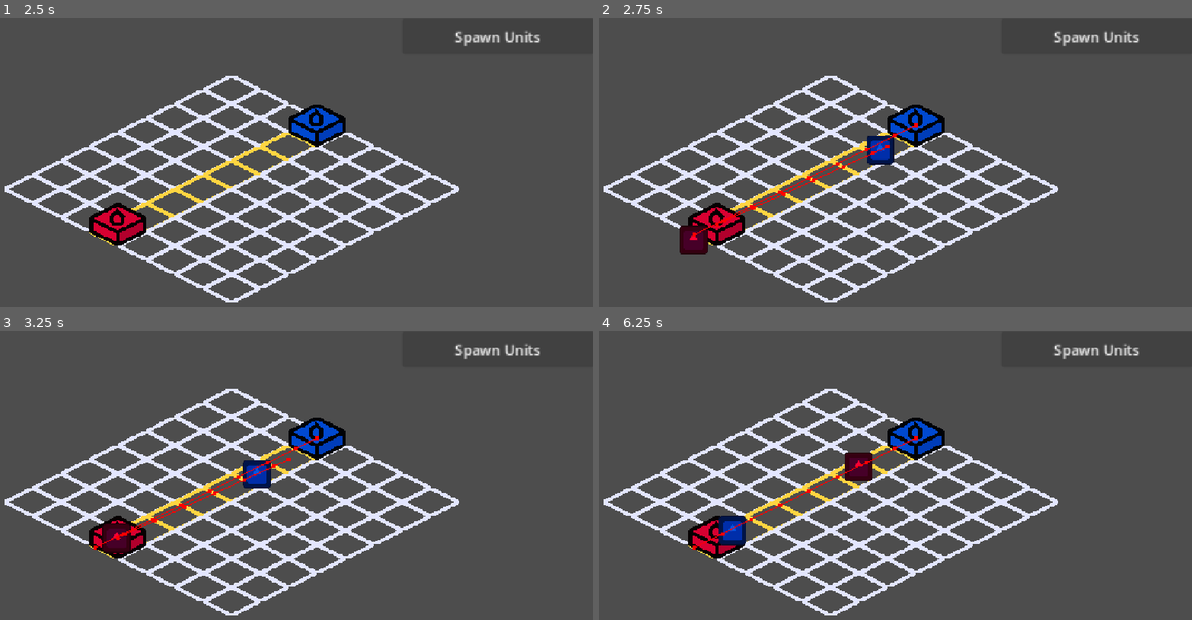
Above: before the commit, frames 1-4 (two rows, left to right).
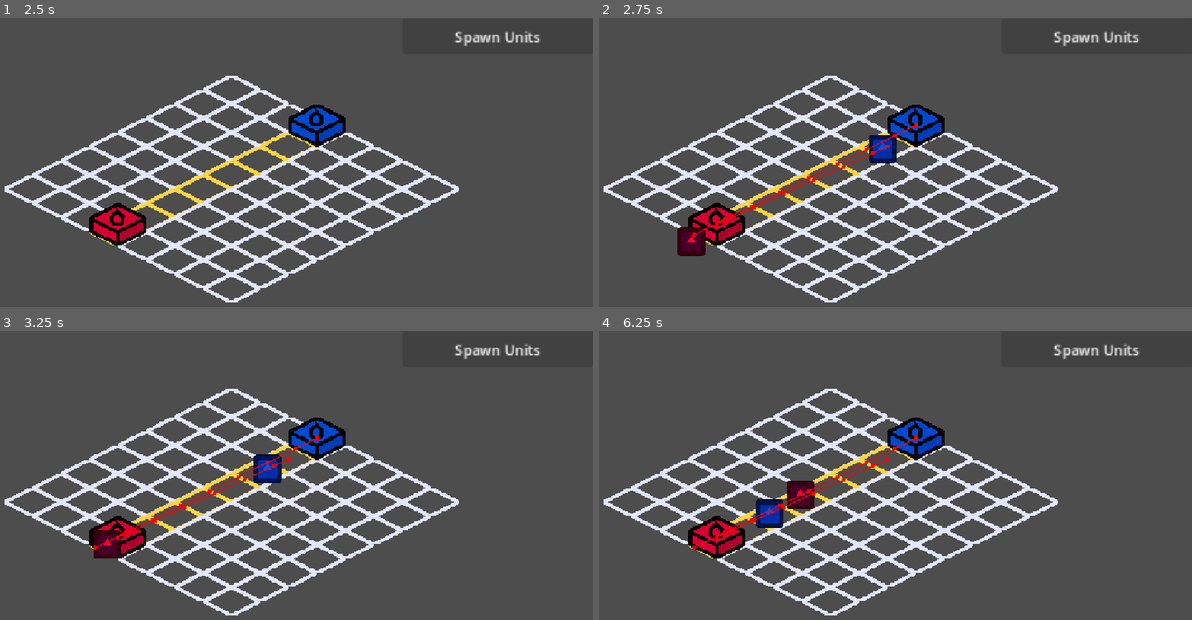
Above: after the commit, the same moments.

Repository: Abobality/IsometricTTW
Game: Godot game, scene res://main_game.tscn
Two runs of this game, one before a commit and one after it. Both use one fixed random seed, a clock stepped at 60 frames per second and the inputs below. The engine's default icon, where the game draws it, is replaced by a stand-in: a white triangle on a blue panel in a dark square.
Inputs:
- Up to frame 1 (2.5 s): click "Spawn Units" at 0.5 s; click "Spawn Units" at 1.25 s; click "Spawn Units" at 2 s
- Up to frame 2 (2.75 s): no input
- Up to frame 3 (3.25 s): no input
- Up to frame 4 (6.25 s): no input

Frame 1 is identical in both runs. In frame 2, 0.4% of the frame differs, in the area x 13-51%, y 40-83%; in frame 3, 1.0%; in frame 4, 1.8%, in the area x 19-50%, y 42-75%.

Commit message:
0.0.0.6 #squad states add

Diff:
--- a/unit.tscn
+++ b/unit.tscn
@@ -3,12 +3,95 @@
 [ext_resource type="Script" uid="uid://b4ktl8xdod6pd" path="res://unit_mili.gd" id="1_ctwoc"]
 [ext_resource type="Texture2D" uid="uid://i66rso6rrosm" path="res://a_spearman.png" id="2_ctwoc"]
 
+[sub_resource type="Animation" id="Animation_ctwoc"]
+length = 0.001
+tracks/0/type = "value"
+tracks/0/imported = false
+tracks/0/enabled = true
+tracks/0/path = NodePath("Sprite2D:frame")
+tracks/0/interp = 1
+tracks/0/loop_wrap = true
+tracks/0/keys = {
+"times": PackedFloat32Array(0),
+"transitions": PackedFloat32Array(1),
+"update": 1,
+"values": [8]
+}
+
 [sub_resource type="Animation" id="Animation_davkp"]
-resource_name = "move"
+resource_name = "move_down"
+length = 0.53333336
+loop_mode = 1
+tracks/0/type = "value"
+tracks/0/imported = false
+tracks/0/enabled = true
+tracks/0/path = NodePath("Sprite2D:frame")
+tracks/0/interp = 1
+tracks/0/loop_wrap = true
+tracks/0/keys = {
+"times": PackedFloat32Array(0, 0.06666667, 0.13333334, 0.2, 0.26666668, 0.33333334, 0.4, 0.46666667),
+"transitions": PackedFloat32Array(1, 1, 1, 1, 1, 1, 1, 1),
+"update": 1,
+"values": [0, 1, 2, 3, 4, 5, 6, 7]
+}
+
+[sub_resource type="Animation" id="Animation_5wnup"]
+resource_name = "move_up"
+length = 0.53333336
+loop_mode = 1
+tracks/0/type = "value"
+tracks/0/imported = false
+tracks/0/enabled = true
+tracks/0/path = NodePath("Sprite2D:frame")
+tracks/0/interp = 1
+tracks/0/loop_wrap = true
+tracks/0/keys = {
+"times": PackedFloat32Array(0, 0.06666667, 0.13333334, 0.2, 0.26666668, 0.33333334, 0.4, 0.46666667),
+"transitions": PackedFloat32Array(1, 1, 1, 1, 1, 1, 1, 1),
+"update": 1,
+"values": [8, 9, 10, 11, 12, 13, 14, 15]
+}
+
+[sub_resource type="Animation" id="Animation_1sk4h"]
+resource_name = "punch_down"
+length = 0.5333366944823414
+loop_mode = 1
+tracks/0/type = "value"
+tracks/0/imported = false
+tracks/0/enabled = true
+tracks/0/path = NodePath("Sprite2D:frame")
+tracks/0/interp = 1
+tracks/0/loop_wrap = true
+tracks/0/keys = {
+"times": PackedFloat32Array(0, 0.06666667, 0.13333334, 0.2, 0.26666668, 0.33333334, 0.4, 0.46666667),
+"transitions": PackedFloat32Array(1, 1, 1, 1, 1, 1, 1, 1),
+"update": 1,
+"values": [16, 17, 18, 19, 20, 21, 22, 23]
+}
+
+[sub_resource type="Animation" id="Animation_baxm0"]
+resource_name = "punch_up"
+length = 0.5333366944823414
+tracks/0/type = "value"
+tracks/0/imported = false
+tracks/0/enabled = true
+tracks/0/path = NodePath("Sprite2D:frame")
+tracks/0/interp = 1
+tracks/0/loop_wrap = true
+tracks/0/keys = {
+"times": PackedFloat32Array(0, 0.06666667, 0.13333334, 0.2, 0.26666668, 0.33333334, 0.4, 0.46666667),
+"transitions": PackedFloat32Array(1, 1, 1, 1, 1, 1, 1, 1),
+"update": 1,
+"values": [24, 25, 26, 27, 28, 29, 30, 31]
+}
 
 [sub_resource type="AnimationLibrary" id="AnimationLibrary_5wnup"]
 _data = {
-&"move": SubResource("Animation_davkp")
+&"RESET": SubResource("Animation_ctwoc"),
+&"move_down": SubResource("Animation_davkp"),
+&"move_up": SubResource("Animation_5wnup"),
+&"punch_down": SubResource("Animation_1sk4h"),
+&"punch_up": SubResource("Animation_baxm0")
 }
 
 [sub_resource type="CircleShape2D" id="CircleShape2D_yx7mw"]
@@ -21,7 +104,6 @@
 libraries/ = SubResource("AnimationLibrary_5wnup")
 
 [node name="Area2D" type="Area2D" parent="." unique_id=1464562841]
-visible = false
 
 [node name="CollisionShape2D" type="CollisionShape2D" parent="Area2D" unique_id=1436304595]
 shape = SubResource("CircleShape2D_yx7mw")
@@ -30,6 +112,7 @@
 texture_filter = 1
 texture = ExtResource("2_ctwoc")
 hframes = 8
-vframes = 6
+vframes = 5
+frame = 8
 region_enabled = true
-region_rect = Rect2(0, 0, 200, 152)
+region_rect = Rect2(0, 24, 200, 128)
--- a/unit_squad.gd
+++ b/unit_squad.gd
@@ -2,10 +2,18 @@
 
 @onready var nav_agent: NavigationAgent2D = $NavigationAgent2D
 
-var speed: float = 60.0;
+var speed: float = 40.0;
 var team: int;
 var teamColor: Color;
 var targetCastle: Node2D;
+var state = STATES.MARCHING;
+var units: Array = [];
+
+enum STATES {
+	IDLE,
+	MARCHING,
+	ATTACK
+	};
 
 func _ready() -> void:
 	$Icon.self_modulate = teamColor;
@@ -13,6 +21,22 @@
 
 
 func _physics_process(delta: float) -> void:
+	match state:
+		STATES.IDLE:
+			pass
+		STATES.MARCHING:
+			marching(delta)
+		STATES.ATTACK:
+			attack()
+
+	if nav_agent.is_navigation_finished():
+		state = STATES.ATTACK;
+
+
+func attack():
+	pass;
+
+func marching(delta: float):
 	if targetCastle == null:
 		return;
 
